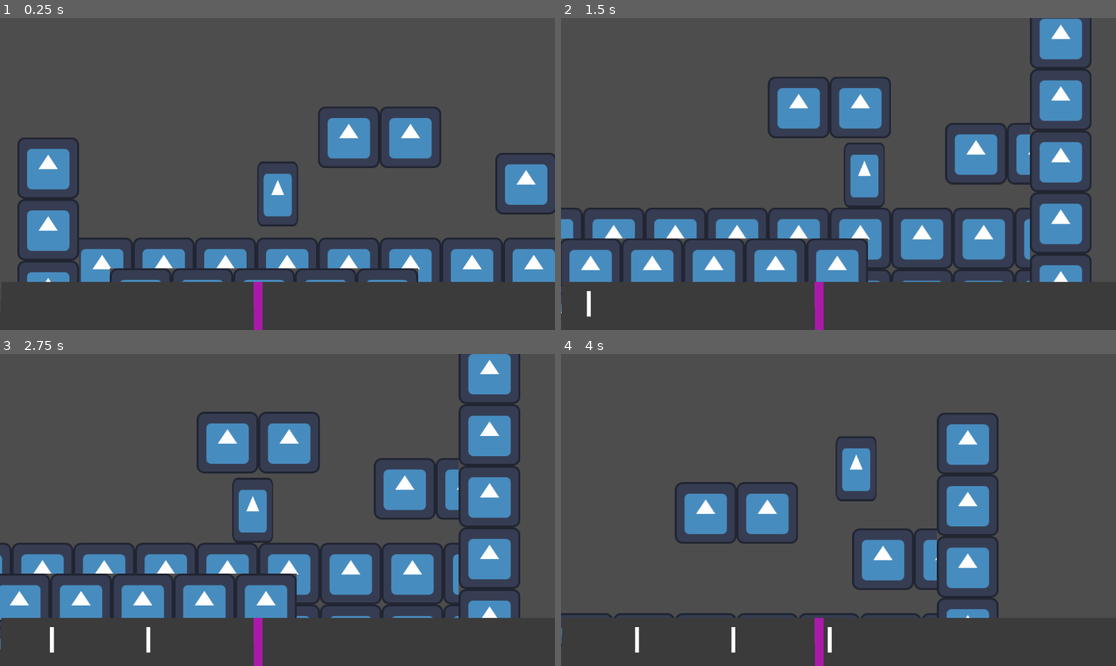
Above: before the commit, frames 1-4 (two rows, left to right).
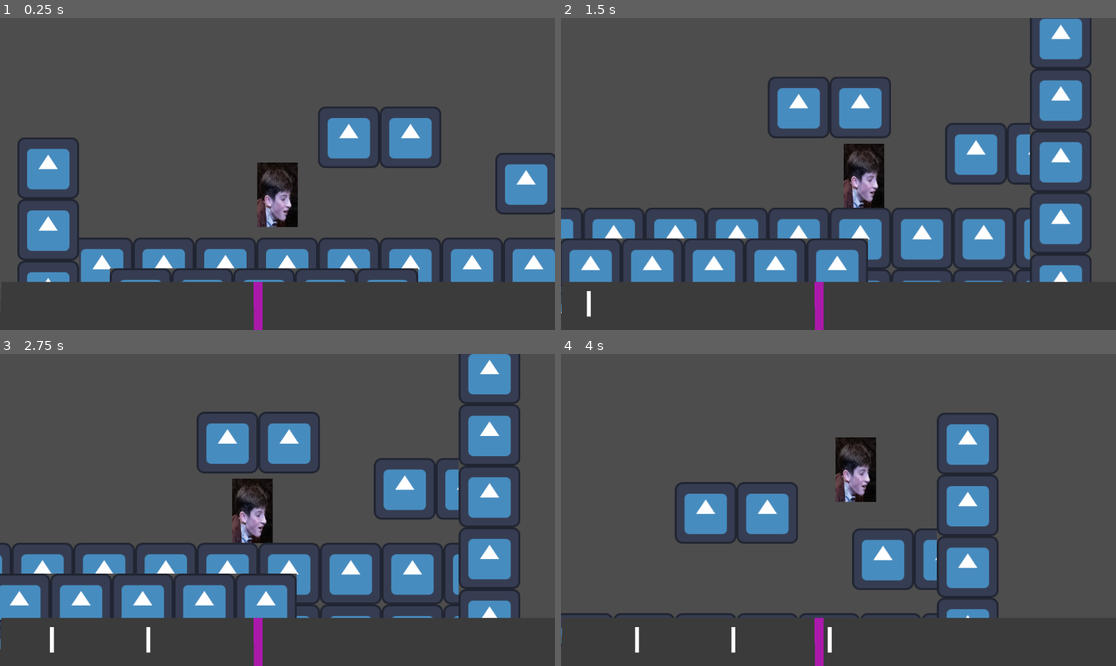
Above: after the commit, the same moments.

Repository: parkingTurkeys/unnamed-rhythm-game
Game: Godot game, scene res://level_base.tscn
Same seed, same stepped clock (60 frames per second), same inputs: the game is played once before the commit and once after it. The project has no main scene, so this scene is started directly. The engine's default icon, where the game draws it, is replaced by a stand-in: a white triangle on a blue panel in a dark square.
Inputs:
- Up to frame 1 (0.25 s): no input
- Up to frame 2 (1.5 s): hold D (right) from 0.53 s (still down); tap L (atk) at 0.6 s; tap H (jump) at 0.77 s; tap J (dash) at 1.35 s
- Up to frame 3 (2.75 s): tap H (jump) at 1.52 s; release D (right) at 2.03 s; hold A (left) from 2.03 s (still down); tap K (rhythm) at 2.1 s
- Up to frame 4 (4 s): release A (left) at 2.78 s; hold D (right) from 2.78 s (still down); tap L (atk) at 2.85 s; tap H (jump) at 3.02, 3.77 s; tap J (dash) at 3.6 s

The runs differ from the first frame. In frame 1, 1.5% of the frame differs, in the area x 46-54%, y 46-68%; in frame 2, 1.5%, in the area x 50-59%, y 39-61%; in frame 3, 1.5%; in frame 4, 1.5%.

Commit message:
login should kinda work?? i spent way too long figuring out json doenst allow single quotes apparently??

Diff:
--- a/global_data.gd
+++ b/global_data.gd
@@ -1,4 +1,8 @@
 extends Node
+
+# login/api stuff
+var password = ""
+var api_route = "http://localhost:9000/"
 
 var NOTE_SPEED = 6
 var current_note = ""
--- /dev/null
+++ b/login.gd
@@ -0,0 +1,29 @@
+extends Control
+
+
+# Called when the node enters the scene tree for the first time.
+func _ready() -> void:
+	pass # Replace with function body.
+
+
+# Called every frame. 'delta' is the elapsed time since the previous frame.
+func _process(delta: float) -> void:
+	pass
+
+
+func _on_submit_pressed() -> void:
+	$HTTPRequest.request_completed.connect(_on_request_completed)
+	# $HTTPRequest.request(GlobalData.api_route + "login.php")
+	var url = GlobalData.api_route + "login.php/"
+	var data_to_send = "{'username':'" + %name_input.text + "','password':'" + %password_input.text + "'}"
+	var json = JSON.stringify(data_to_send)
+	var headers = ["Content-Type: application/json"]
+	$HTTPRequest.request(url, headers, HTTPClient.METHOD_POST, json)
+
+func _on_request_completed(result, response_code, headers, body):
+		print(body.get_string_from_utf8())
+		var json = JSON.parse_string('{"success":false}')
+		if (json["success"]):
+			print(json["id"])
+		else:
+			print("failed srry")
--- /dev/null
+++ b/login.tscn
@@ -0,0 +1,86 @@
+[gd_scene format=3 uid="uid://c8dsj6raykbqf"]
+
+[ext_resource type="Script" uid="uid://b8ijwba6twqib" path="res://login.gd" id="1_3n56f"]
+[ext_resource type="Texture2D" uid="uid://b1dnankuw3t4m" path="res://art-stuff/etc/bg/bg_001.png" id="2_xlo4h"]
+
+[sub_resource type="LabelSettings" id="LabelSettings_bvvwm"]
+font_size = 42
+outline_size = 9
+outline_color = Color(0, 0, 0, 1)
+
+[sub_resource type="Theme" id="Theme_6hqeh"]
+default_font_size = 100
+
+[sub_resource type="StyleBoxFlat" id="StyleBoxFlat_edd8a"]
+bg_color = Color(0, 0, 0, 1)
+
+[node name="login" type="Control" unique_id=1352259651]
+layout_mode = 3
+anchors_preset = 15
+anchor_right = 1.0
+anchor_bottom = 1.0
+grow_horizontal = 2
+grow_vertical = 2
+script = ExtResource("1_3n56f")
+
+[node name="Bg001" type="Sprite2D" parent="." unique_id=1101730943]
+position = Vector2(578.5, 330)
+scale = Vector2(1.9915253, 1.9186045)
+texture = ExtResource("2_xlo4h")
+
+[node name="name_input" type="LineEdit" parent="." unique_id=997459132]
+unique_name_in_owner = true
+layout_mode = 0
+offset_left = 416.0
+offset_top = 184.0
+offset_right = 842.0
+offset_bottom = 249.0
+
+[node name="password_input" type="LineEdit" parent="." unique_id=111612820]
+unique_name_in_owner = true
+layout_mode = 0
+offset_left = 416.0
+offset_top = 280.0
+offset_right = 842.0
+offset_bottom = 349.0
+
+[node name="Label" type="Label" parent="." unique_id=241247845]
+layout_mode = 0
+offset_left = 186.0
+offset_top = 180.0
+offset_right = 396.0
+offset_bottom = 255.0
+text = "Username:"
+label_settings = SubResource("LabelSettings_bvvwm")
+
+[node name="Label2" type="Label" parent="." unique_id=516671905]
+layout_mode = 0
+offset_left = 200.0
+offset_top = 280.0
+offset_right = 410.0
+offset_bottom = 355.0
+text = "Password:"
+label_settings = SubResource("LabelSettings_bvvwm")
+
+[node name="Label3" type="Label" parent="." unique_id=317393181]
+layout_mode = 0
+offset_left = 84.0
+offset_top = 40.0
+offset_right = 294.0
+offset_bottom = 115.0
+text = "LOGIN"
+label_settings = SubResource("LabelSettings_bvvwm")
+
+[node name="submit" type="Button" parent="." unique_id=504816523]
+layout_mode = 0
+offset_left = 514.0
+offset_top = 448.0
+offset_right = 1002.0
+offset_bottom = 621.0
+theme = SubResource("Theme_6hqeh")
+theme_override_styles/normal = SubResource("StyleBoxFlat_edd8a")
+text = "SUBMIT"
+
+[node name="HTTPRequest" type="HTTPRequest" parent="." unique_id=586883035]
+
+[connection signal="pressed" from="submit" to="." method="_on_submit_pressed"]
--- a/player.tscn
+++ b/player.tscn
@@ -1,39 +1,43 @@
-[gd_scene load_steps=5 format=3 uid="uid://dm0iah28rwwoh"]
+[gd_scene format=3 uid="uid://dm0iah28rwwoh"]
 
-[ext_resource type="Texture2D" uid="uid://dkyv2jekdedos" path="res://icon.svg" id="1_4flbx"]
 [ext_resource type="Script" uid="uid://ba8a4oyhktfy" path="res://player.gd" id="1_onrkg"]
-
-[sub_resource type="CapsuleShape2D" id="CapsuleShape2D_i3pqv"]
-radius = 42.0
-height = 136.0
+[ext_resource type="Texture2D" uid="uid://dwr7252d6stax" path="res://art-stuff/chara/jack/jack1.jpg" id="2_i3pqv"]
+[ext_resource type="Texture2D" uid="uid://dfeiebbydcwjx" path="res://art-stuff/chara/jack/jack2.jpg" id="3_hqtel"]
 
 [sub_resource type="SpriteFrames" id="SpriteFrames_onrkg"]
 animations = [{
 "frames": [{
 "duration": 1.0,
-"texture": ExtResource("1_4flbx")
+"texture": ExtResource("2_i3pqv")
+}, {
+"duration": 1.0,
+"texture": ExtResource("3_hqtel")
 }],
 "loop": true,
 "name": &"default",
 "speed": 5.0
 }]
 
-[node name="Player" type="Node2D"]
+[sub_resource type="CapsuleShape2D" id="CapsuleShape2D_i3pqv"]
+radius = 42.0
+height = 136.0
 
-[node name="CharacterBody2D" type="CharacterBody2D" parent="."]
+[node name="Player" type="Node2D" unique_id=106682676]
+
+[node name="CharacterBody2D" type="CharacterBody2D" parent="." unique_id=1357474845]
 position = Vector2(0, 12)
 script = ExtResource("1_onrkg")
 
-[node name="CollisionShape2D" type="CollisionShape2D" parent="CharacterBody2D"]
+[node name="AnimatedSprite2D" type="AnimatedSprite2D" parent="CharacterBody2D" unique_id=1343976312]
+position = Vector2(0, -9.999998)
+scale = Vector2(0.47999996, 0.62616825)
+sprite_frames = SubResource("SpriteFrames_onrkg")
+
+[node name="CollisionShape2D" type="CollisionShape2D" parent="CharacterBody2D" unique_id=1972713569]
 position = Vector2(0, -12)
 shape = SubResource("CapsuleShape2D_i3pqv")
 
-[node name="AnimatedSprite2D" type="AnimatedSprite2D" parent="CharacterBody2D"]
-position = Vector2(0.499999, -11.5)
-scale = Vector2(0.664063, 1.05469)
-sprite_frames = SubResource("SpriteFrames_onrkg")
-
-[node name="Camera2D" type="Camera2D" parent="CharacterBody2D"]
+[node name="Camera2D" type="Camera2D" parent="CharacterBody2D" unique_id=1924852044]
 position = Vector2(0, -12)
 position_smoothing_enabled = true
 position_smoothing_speed = 5.11
--- a/rhythming.gd
+++ b/rhythming.gd
@@ -52,6 +52,7 @@
 
 
 func _on_metronome_timeout() -> void:
+	check_prev_note()
 	if beatmap.map != []:
 		print("VOTE YURI PARTY")
 		var curr_note = beatmap.map[0]
@@ -82,3 +83,6 @@
 	elif Input.is_action_just_pressed("jump"):
 		curr_clicks.append("h")
 	clicks.append(curr_clicks)
+
+func check_prev_note():
+	pass
Binary file added: art-stuff/chara/jack/jack1.jpg
Not shown, added: art-stuff/chara/jack/jack1.jpg.import
Binary file added: art-stuff/chara/jack/jack2.jpg
Not shown, added: art-stuff/chara/jack/jack2.jpg.import
Binary file added: art-stuff/etc/bg/bg_001.png
Not shown, added: art-stuff/etc/bg/bg_001.png.import
Not shown, added: login.gd.uid
